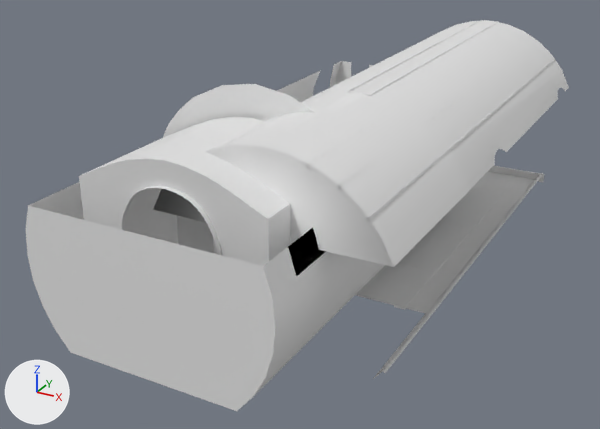
One commit to the FBX model Assets/Models/PlaneShell.fbx: the scene before it, then after it.
Before and after are seen from a 50 mm camera at (3.23, -8.67, 4.25) aimed at (-0.79, -1.36, 0.6). Every picture has the same lights, and +X, +Y and +Z are marked at lower left. Where no turn or scale is listed for an object, it has been applied to the vertices.

The first picture shows 'PlaneBody', 'PlaneBody_Roof', 'Room1_Floor'.
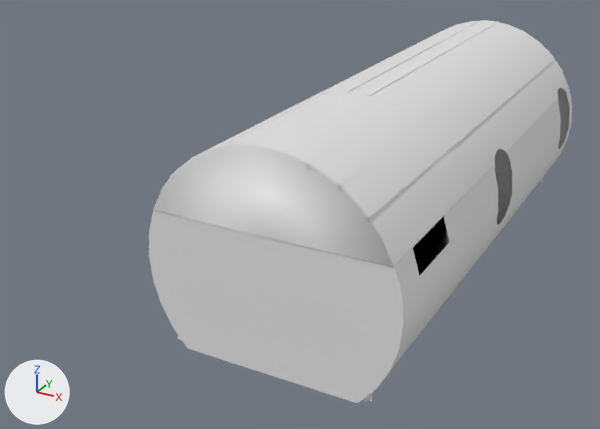
What differs and where, as boxes (x1, y1, x2, y2) in the pictures (600 x 429 px):
'PlaneBody', moved
    before: (26, 61, 385, 411)
    after: (149, 88, 572, 403)
'Room2_Floor', moved (not visible before)
    after: (178, 336, 373, 402)
'Room1_Floor', unchanged, covered by the edit
    before: (356, 166, 545, 379)
    after: (495, 166, 544, 224)

Edits to the bpy script that builds the scene:
```text
Change ob_room2_floor:
    ob_room2_floor.location: (-0.676, -0.086, 0.167) -> (0.055, -2.591, 0.076)
Change ob_planebody:
    ob_planebody.location: (-0.676, -0.086, 0.167) -> (0.022, 0.672, 0.0)
```
